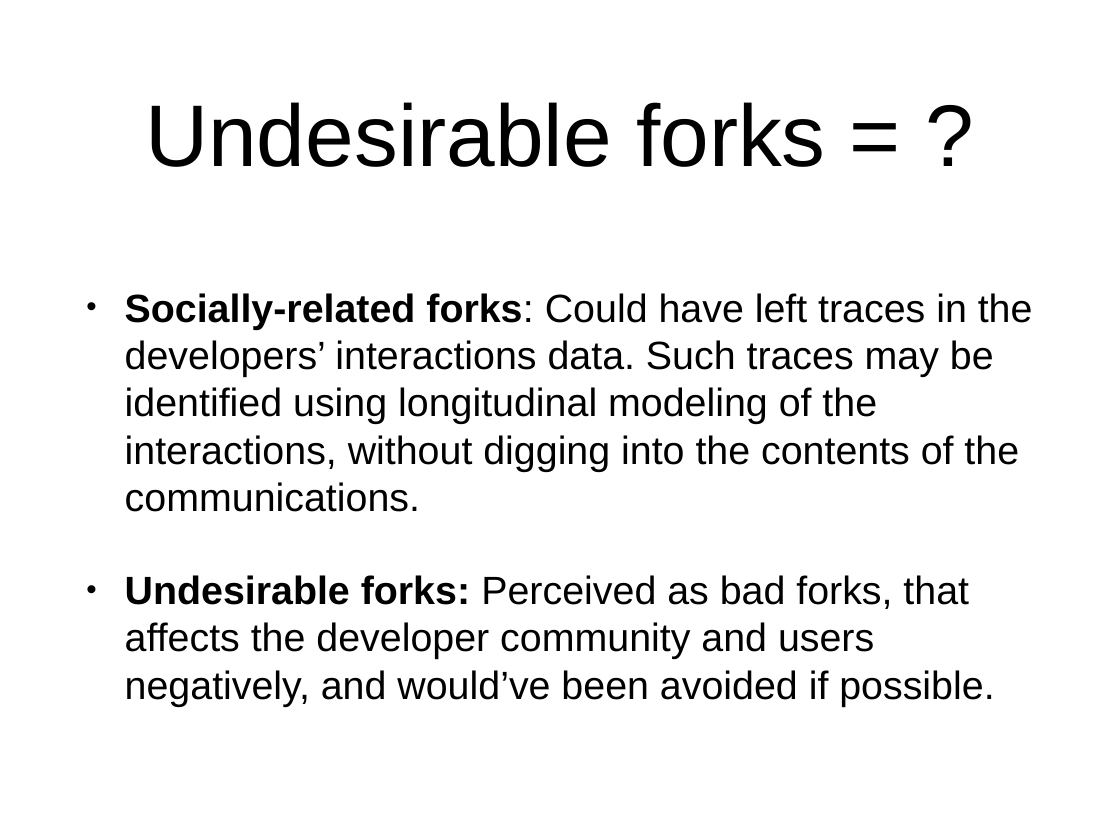
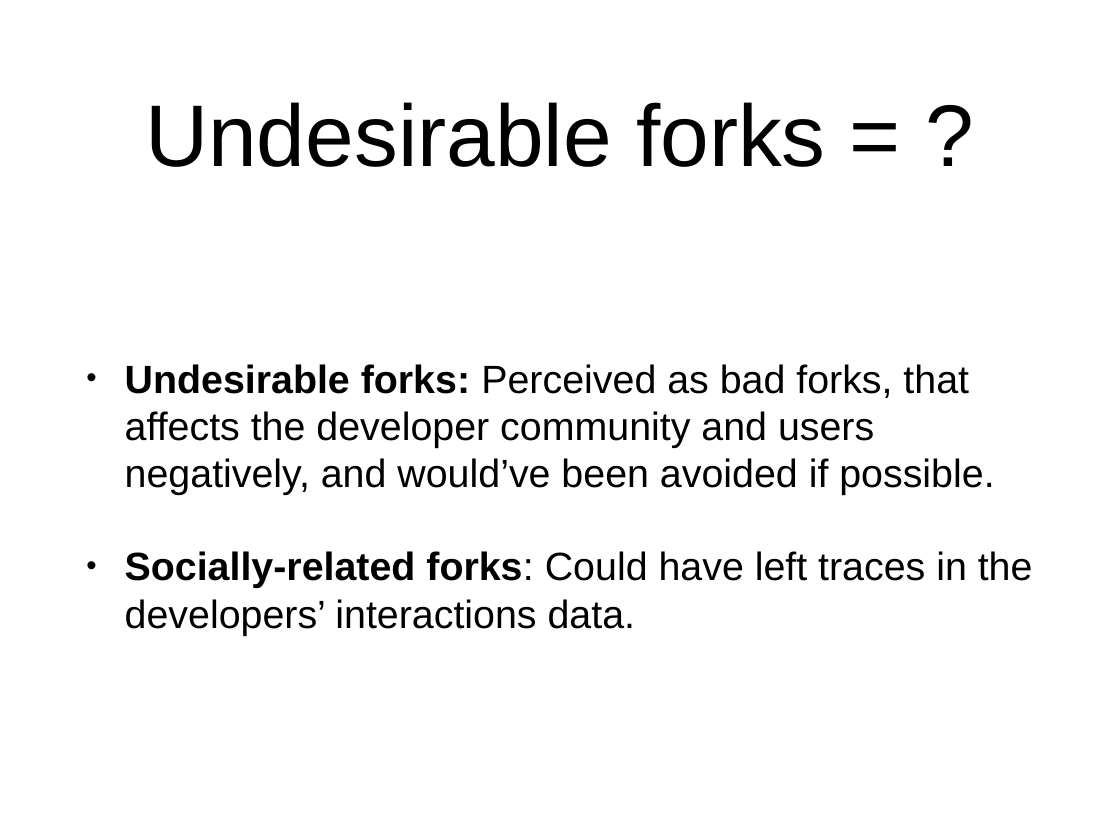
Before and after one commit to azarbakht/prelim, a slide deck: slide 5 of slides/prelim_presentation.pptx (slide 6 before the commit). Drawn at 1120x840 pixels with LibreOffice and Linux fonts; fonts in the diff are those of the drawing. Boxes give left, top, right and bottom in pixels: in the first picture for what was removed or moved away, otherwise in the second. Text is boxed around its words. In the diff, an @@ line names an element or a change of style, - is before the commit and + after.

```diff
--- a/slides/prelim_presentation.pptx
+++ b/slides/prelim_presentation.pptx
@@ text at box(125, 293, 1033, 512): paragraph removed @@
-• Socially-related forks: Could have left traces in the developers’ interactions data. Such traces may be identified using longitudinal modeling of the interactions, without digging into the contents of the communications.
@@ text at box(125, 551, 1033, 636): paragraph added @@
+• Socially-related forks: Could have left traces in the developers’ interactions data.
```
Also in this commit, not shown: 13 other slides changed, 2 other files.
